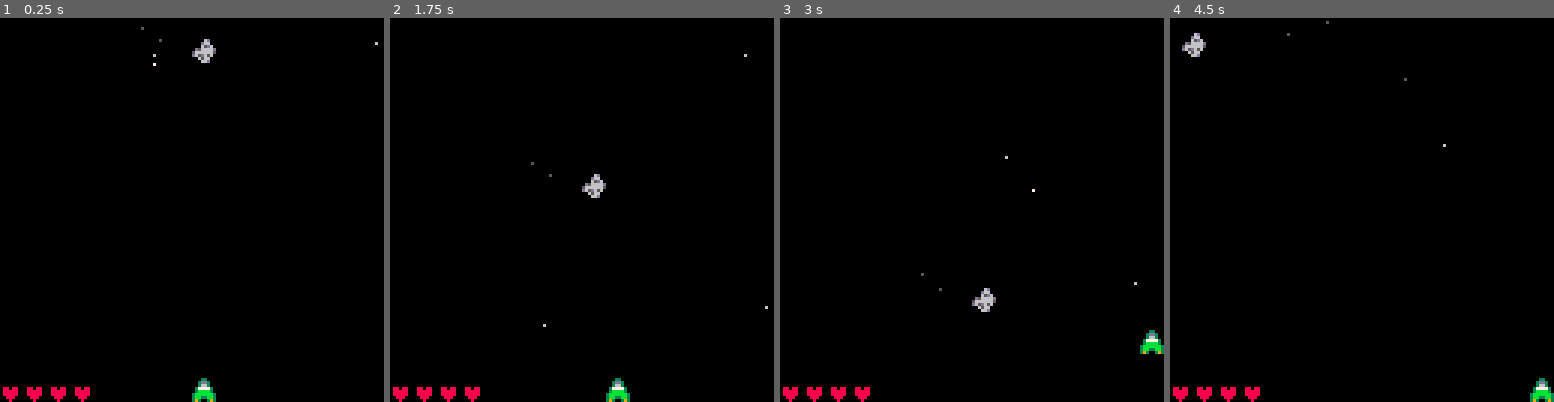
Above: before the commit, frames 1-4 (left to right).
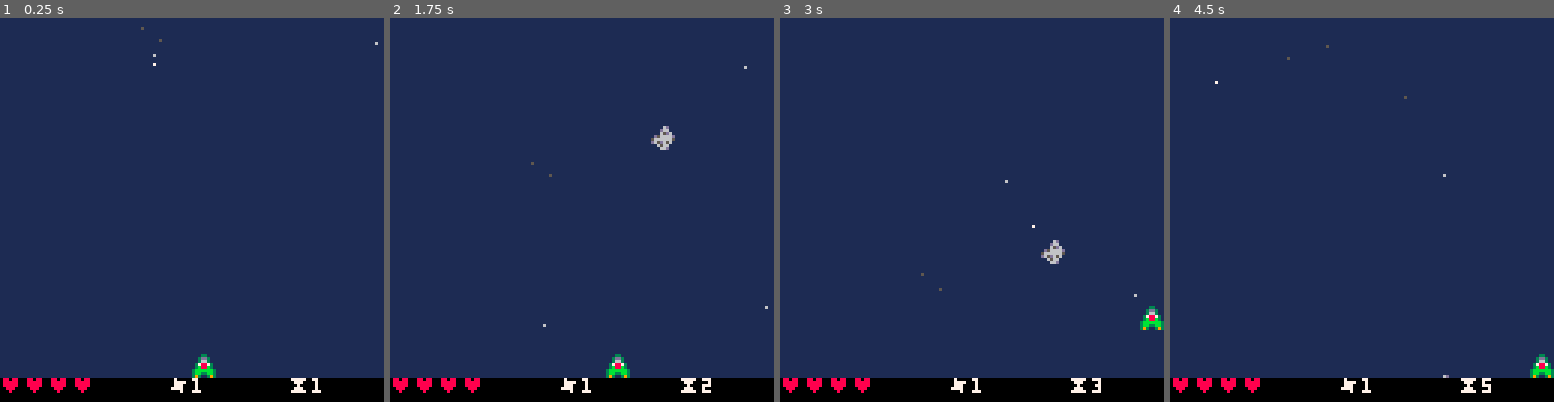
Above: after the commit, the same moments.

Repository: jwnukoski/PICO-8-Workspace
Game: PICO-8 cartridge test.p8
Same seed, same stepped clock (60 frames per second), same inputs: the game is played once before the commit and once after it.
Inputs:
- Up to frame 1 (0.25 s): no input
- Up to frame 2 (1.75 s): tap X (X key) at 0.33, 1.07 s; tap O (Z key) at 0.7, 1.7 s; hold Right from 1.6 s (still down)
- Up to frame 3 (3 s): tap X (X key) at 1.85, 2.97 s; release Right at 2.1 s; tap O (Z key) at 2.1, 2.5, 2.9 s; hold Up 2.15-2.42 s; hold Right from 2.47 s (still down)
- Up to frame 4 (4.5 s): release Right at 3.03 s; hold Left 3.08-3.58 s; tap O (Z key) at 3.3, 3.7, 4.1 s; hold Down 3.63-3.97 s; hold Right from 4.02 s (still down); tap X (X key) at 4.08 s

The runs differ from the first frame. In frame 1, 95% of the frame differs, in the area x 0-100%, y 0-100%; in frame 2, 95%; in frame 3, 95%; in frame 4, 95%.

Commit message:
working collisions

Diff:
--- a/test.p8
+++ b/test.p8
@@ -11,12 +11,15 @@
 #include ./utilities/ascii.lua
 #include ./utilities/cam.lua
 #include ./utilities/screen.lua
+#include ./test/collidable.lua
 #include ./test/star.lua
 #include ./test/meteor.lua
 #include ./test/player.lua
-#include ./test/main.lua
 #include ./test/explosion.lua
 #include ./test/menu-health.lua
+#include ./test/menu-weapon.lua
+#include ./test/menu-time.lua
+#include ./test/main.lua
 
 __gfx__
 00000000000330000000000000000000000000000000000000000000000000000000000000000000000000000000000000000000000000000000000000000000
--- a/test/collidable.lua
+++ b/test/collidable.lua
@@ -3,7 +3,7 @@
 
 -- Constructor
 function Collidable.new(x, y, w, h, visible)
-    local self = setmetatable({}, Player)
+    local self = setmetatable({}, Collidable)
 
     self.x = x
     self.y = y
@@ -15,18 +15,28 @@
     return self
 end
 
+function Collidable:setPos(x, y)
+    if not self.alive then
+        return
+    end
+
+    self.x = x
+    self.y = y
+end
+
 -- Method to check if the collidable instance collides with another instance. Accepts as callback on collision.
 function Collidable:collidesWith(other, callback)
     if (not self.alive) or (not other.alive) then
         return false
     end
 
-    local collided = self.x >= (other.x + other.w) and
-        (self.x + self.w) <= other.x and
-        self.y >= (other.y + other.h) and
-        (self.y + self.h) <= other.y
+    local collided = self.x < (other.x + other.w) and
+        (self.x + self.w) > other.x and
+        self.y < (other.y + other.h) and
+        (self.y + self.h) > other.y
 
     if collided then
+        log("Collided")
         callback()
     end
 
@@ -39,5 +49,10 @@
         return
     end
 
-    rectfill(self.x, self.y, self.w, self.h, COLOR.RED)
+    rect(self.x, self.y, self.x + self.w, self.y + self.h, COLOR.RED)
 end
+
+function Collidable:kill()
+    self.alive = false
+    self.visible = false
+end
--- a/test/main.lua
+++ b/test/main.lua
@@ -7,7 +7,7 @@
 menu = {}
 
 function _draw()
-    cls()
+    cls(COLOR.DRK_BLU)
 
     -- Draw the stars
     for _, star in ipairs(stars) do
@@ -35,6 +35,7 @@
     end
 
     -- Draw the menu
+    rectfill(0, SCREEN.HEIGHT, SCREEN.WIDTH, SCREEN.HEIGHT + 8, COLOR.BLK) -- keep here? just background for menu
     for _, menu in ipairs(menu) do
         menu:draw()
     end
@@ -74,7 +75,7 @@
 
     -- Generate new meteors
     if #meteors < 1  then
-        add(meteors, Meteor.new(rnd(SCREEN.WIDTH), 0))
+        add(meteors, Meteor.new(rnd(SCREEN.WIDTH), -16))
     end
 
     -- Update collisions
@@ -111,6 +112,8 @@
 end
 
 function _init()
-    player = Player.new(SCREEN.WIDTH / 2, SCREEN.HEIGHT - Player.HEIGHT, COLOR.GRN)
+    player = Player.new(SCREEN.WIDTH / 2, SCREEN.HEIGHT - 8)
     add(menu, MenuHealth.new())
+    add(menu, MenuWeapon.new())
+    add(menu, MenuTime.new())
 end
--- a/test/menu-health.lua
+++ b/test/menu-health.lua
@@ -1,7 +1,7 @@
 MenuHealth = {}
 MenuHealth.__index = MenuHealth
 MenuHealth.X = 0
-MenuHealth.Y = SCREEN.HEIGHT - 5
+MenuHealth.Y = SCREEN.HEIGHT
 
 -- Constructor
 function MenuHealth.new()
@@ -13,12 +13,15 @@
 end
 
 function MenuHealth:draw()
-    -- draw amount of hearts bas
+    if not player.alive then
+        return
+    end
+
     print(self.text, self.X, self.Y, COLOR.RED)
 end
 
 function MenuHealth:update()
-    if #self.text == player.health then
+    if (#self.text == player.health) or (not player.alive) then
         return
     end
 
--- /dev/null
+++ b/test/menu-time.lua
@@ -0,0 +1,31 @@
+MenuTime = {}
+MenuTime.__index = MenuTime
+MenuTime.X = SCREEN.WIDTH / 2 + 32
+MenuTime.Y = SCREEN.HEIGHT
+
+-- Constructor
+function MenuTime.new()
+    local self = setmetatable({}, MenuTime)
+
+    self.time = 0
+
+    return self
+end
+
+function MenuTime:draw()
+    if not player.alive then
+        return
+    end
+
+    print(ASCII.HR_GLASS .. self.time, self.X, self.Y, COLOR.WHT)
+end
+
+function MenuTime:update()
+    if not player.alive then
+        return
+    end
+
+    if SCREEN.frameInFPS == 0 then
+        self.time = self.time + 1
+    end
+end
--- /dev/null
+++ b/test/menu-weapon.lua
@@ -0,0 +1,29 @@
+MenuWeapon = {}
+MenuWeapon.__index = MenuWeapon
+MenuWeapon.X = SCREEN.WIDTH / 2 - 8
+MenuWeapon.Y = SCREEN.HEIGHT
+
+-- Constructor
+function MenuWeapon.new()
+    local self = setmetatable({}, MenuWeapon)
+
+    self.text = ""
+
+    return self
+end
+
+function MenuWeapon:draw()
+    if not player.alive then
+        return
+    end
+
+    print(self.text, self.X, self.Y, COLOR.WHT)
+end
+
+function MenuWeapon:update()
+    if not player.alive then
+        return
+    end
+
+    self.text = ASCII.STAR_THW .. player.weapon
+end
--- a/test/meteor.lua
+++ b/test/meteor.lua
@@ -11,8 +11,21 @@
     self.flipX = rnd(2) > 1
     self.flipY = rnd(2) > 1
 
-    -- Cheap distance effect
     self.speed = flr(rnd(3)) + 1
+    self.colSize = 4
+    self.spriteIndex = 64
+    self.spriteSize = 1
+
+    -- Larger
+    if self.speed == 3 then
+        self.colSize = 8
+        self.spriteIndex = 65
+        self.spriteSize = 2
+    end
+
+    self.colPad = (self.colSize / 2)
+
+    self.col = Collidable.new(self.x + self.colPad, self.y + self.colPad, self.colSize, self.colSize)
 
     return self
 end
@@ -22,14 +35,36 @@
         return
     end
 
-    spr(64, self.x, self.y, 1, 1, false, false)
+    spr(self.spriteIndex, self.x, self.y, self.spriteSize, self.spriteSize, false, false)
 
+    self.col:draw()
 end
 
 function Meteor:update()
+    if not self.alive then
+        return
+    end
+
     self.y = self.y + self.speed
 
     if self.y > SCREEN.HEIGHT then
         self.alive = false
     end
+
+    self.col:setPos(self.x + self.colPad, self.y + self.colPad)
+    self.col:collidesWith(player.col, function()
+        player:damage()
+        self:explode()
+        self:kill()
+    end)
 end
+
+function Meteor:explode()
+    add(explosions, Explosion.new(self.x, self.y, 1, 1))
+end
+
+function Meteor:kill()
+    self.col:kill()
+    self.alive = false
+    self.visible = false
+end
--- a/test/player.lua
+++ b/test/player.lua
@@ -1,27 +1,33 @@
 Player = {}
 Player.__index = Player
 
-Player.MOVE_SPEED = 2
-Player.WIDTH = 8
-Player.HEIGHT = 8
-Player.BOUNDS_RIGHT = SCREEN.WIDTH - Player.WIDTH
-Player.BOUNDS_BOTTOM = SCREEN.HEIGHT - Player.HEIGHT
-
 -- Constructor
-function Player.new(x, y, color)
+function Player.new(x, y)
     local self = setmetatable({}, Player)
 
     self.x = x
     self.y = y
-    self.color = color
+    self.w = 8
+    self.h = 8
+
+    self.MOVE_SPEED = 2
+    self.BOUNDS_RIGHT = SCREEN.WIDTH - self.w
+    self.BOUNDS_BOTTOM = SCREEN.HEIGHT - self.h
+
     self.health = 4
     self.alive = true
+    self.weapon = 1
+
+    self.colSize = 1
+    self.colPad = 3
+    self.col = Collidable.new(self.x + self.colPad, self.y + self.colPad, self.colSize, self.colSize, true)
 
     return self
 end
 
 function Player:update()
     self:movement()
+    self.col:setPos(self.x + self.colPad, self.y + self.colPad)
 end
 
 function Player:explode()
@@ -81,6 +87,8 @@
     end
 
     spr(1, self.x, self.y, 1, 1, false, false)
+
+    self.col:draw()
 end
 
 function Player:move(x, y)
--- a/utilities/screen.lua
+++ b/utilities/screen.lua
@@ -1,7 +1,7 @@
 SCREEN = {
     FPS = 30,
     WIDTH = 128,
-    HEIGHT = 128,
+    HEIGHT = 120, -- minus 8 for menu
     frameInFPS = 0,
 
     advanceFrame = function(self)
